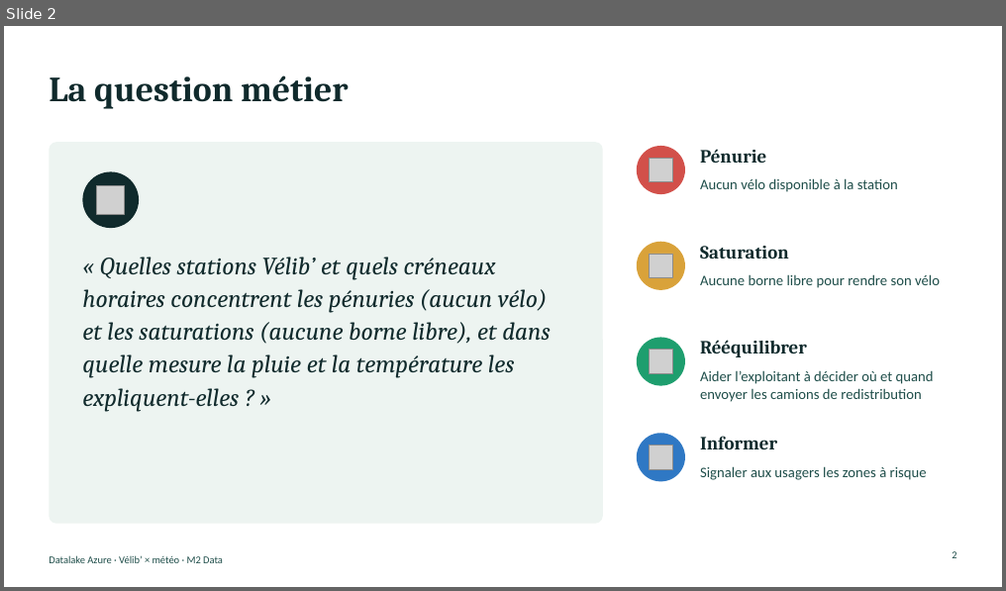
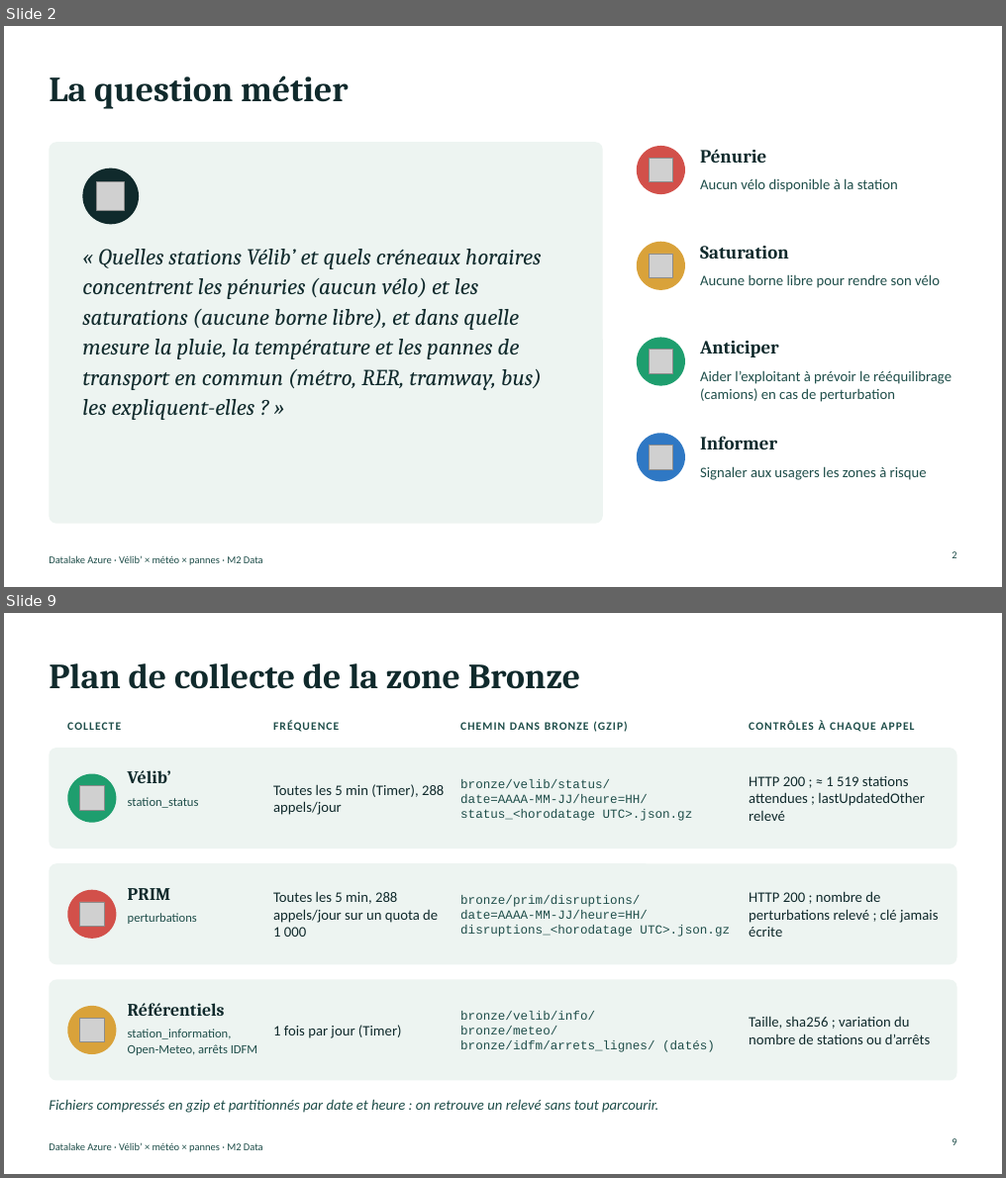
Before and after one commit to developpeur239/data-engineering-journey, a slide deck: fiche_sujet_velib_meteo.pptx. Shown one above the other, each under a label of ours: slide 2 before the commit, slides 2 and 9 after it; the slides between them are not shown. The pictures are 1006x591 and 1006x1178 pixels, drawn with LibreOffice and Linux fonts; fonts in the diff are those of the drawing; grey boxes stand for pictures. Boxes give left, top, right and bottom in pixels: in the first picture for what was removed or moved away, otherwise in the second. Text is boxed around its words. In the diff, an @@ line names an element or a change of style, - is before the commit and + after.

```diff
--- a/fiche_sujet_velib_meteo.pptx
+++ b/fiche_sujet_velib_meteo.pptx
@@ slide 9 added at (4, 613, 1002, 1174), background #FFFFFF; not listed: 1 template element that a slide beside it also shows @@
@@ title added at (49, 663, 580, 689), 34 pt, text #102A2C, bold @@
+Plan de collecte de la zone Bronze
@@ text added at (67, 722, 121, 730), 11 pt, text #1F4E4A, bold @@
+COLLECTE
@@ text added at (273, 721, 339, 732), 11 pt, text #1F4E4A, bold @@
+FRÉQUENCE
@@ text added at (460, 721, 628, 732), 11 pt, text #1F4E4A, bold @@
+CHEMIN DANS BRONZE (GZIP)
@@ text added at (748, 721, 915, 732), 11 pt, text #1F4E4A, bold @@
+CONTRÔLES À CHAQUE APPEL
@@ rounded rectangle added at (49, 748, 957, 849), fill #EDF4F1 @@
@@ ellipse added at (67, 774, 116, 823), fill #1E9E6E @@
@@ picture added at (79, 786, 104, 811) @@
@@ text added at (128, 770, 171, 783), 17 pt, text #102A2C, bold @@
+Vélib’
@@ text added at (273, 784, 444, 815), 14 pt, text #102A2C @@
+Toutes les 5 min (Timer), 288 appels/jour
@@ text added at (460, 779, 693, 821), 12 pt, text #1F4E4A @@
+bronze/velib/status/
+date=AAAA-MM-JJ/heure=HH/
+status_<horodatage UTC>.json.gz
@@ text added at (748, 776, 924, 821), 14 pt, text #102A2C @@
+HTTP 200 ; ≈ 1 519 stations attendues ; lastUpdatedOther relevé
@@ text added at (128, 797, 199, 808), 12 pt, text #1F4E4A @@
+station_status
@@ rounded rectangle added at (49, 863, 957, 964), fill #EDF4F1 @@
@@ ellipse added at (67, 890, 116, 939), fill #D2504A @@
@@ picture added at (79, 902, 104, 927) @@
@@ text added at (128, 888, 171, 900), 17 pt, text #102A2C, bold @@
+PRIM
@@ text added at (273, 892, 438, 937), 14 pt, text #102A2C @@
+Toutes les 5 min, 288 appels/jour sur un quota de 1 000
@@ text added at (460, 895, 730, 937), 12 pt, text #1F4E4A @@
+bronze/prim/disruptions/
+date=AAAA-MM-JJ/heure=HH/
+disruptions_<horodatage UTC>.json.gz
@@ text added at (748, 891, 939, 937), 14 pt, text #102A2C @@
+HTTP 200 ; nombre de perturbations relevé ; clé jamais écrite
@@ text added at (128, 913, 197, 924), 12 pt, text #1F4E4A @@
+perturbations
@@ rounded rectangle added at (49, 980, 957, 1081), fill #EDF4F1 @@
@@ ellipse added at (67, 1006, 116, 1055), fill #D9A23A @@
@@ picture added at (79, 1018, 104, 1043) @@
@@ text added at (128, 1003, 225, 1016), 17 pt, text #102A2C, bold @@
+Référentiels
@@ text added at (273, 1025, 402, 1039), 14 pt, text #102A2C @@
+1 fois par jour (Timer)
@@ text added at (460, 1011, 715, 1053), 12 pt, text #1F4E4A @@
+bronze/velib/info/
+bronze/meteo/
+bronze/idfm/arrets_lignes/ (datés)
@@ text added at (748, 1016, 930, 1045), 14 pt, text #102A2C @@
+Taille, sha256 ; variation du nombre de stations ou d’arrêts
@@ text added at (128, 1029, 257, 1056), 12 pt, text #1F4E4A @@
+station_information, Open-Meteo, arrêts IDFM
@@ text added at (49, 1099, 658, 1113), 14 pt, text #1F4E4A, italic @@
+Fichiers compressés en gzip et partitionnés par date et heure : on retrouve un relevé sans tout parcourir.
@@ page number added at (951, 1139, 956, 1146), 10 pt, text #1F4E4A @@
+9
@@ slide 2 changed as well @@
@@ ellipse: place and size @@
-ellipse at (82, 172, 139, 228)
+ellipse at (82, 169, 139, 224)
@@ picture: place and size @@
-picture at (97, 186, 126, 215)
+picture at (97, 182, 126, 211)
@@ text at (82, 249, 542, 420): text changed; size 24 to 22 pt @@
-« Quelles stations Vélib’ et quels créneaux horaires concentrent les pénuries (aucun vélo) et les saturations (aucune borne libre), et dans quelle mesure la pluie et la température les expliquent-elles ? »
+« Quelles stations Vélib’ et quels créneaux horaires concentrent les pénuries (aucun vélo) et les saturations (aucune borne libre), et dans quelle mesure la pluie, la température et les pannes de transport en commun (métro, RER, tramway, bus) les expliquent-elles ? »
@@ text at (700, 341, 779, 358): text changed @@
-Rééquilibrer
+Anticiper
@@ text at (700, 371, 951, 402): text changed @@
-Aider l’exploitant à décider où et quand envoyer les camions de redistribution
+Aider l’exploitant à prévoir le rééquilibrage (camions) en cas de perturbation
@@ text at (49, 556, 263, 566): text changed @@
-Datalake Azure · Vélib’ × météo · M2 Data
+Datalake Azure · Vélib’ × météo × pannes · M2 Data
```
Also in this commit, not shown: 11 other slides changed, 5 other slides added, 1 slide removed.
